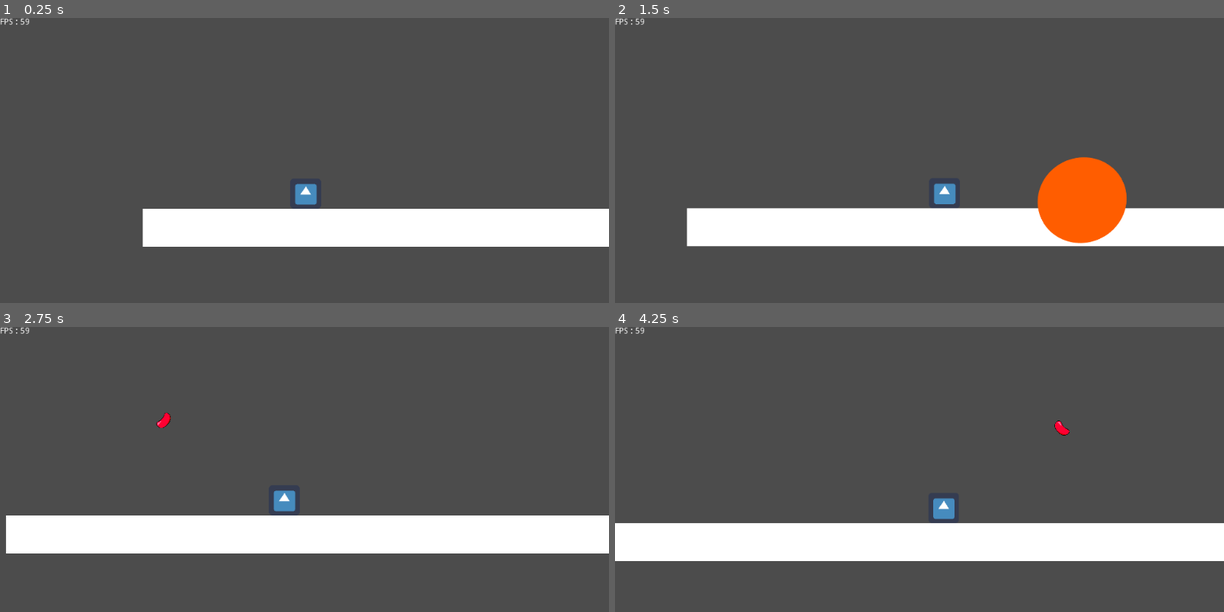
Above: before the commit, frames 1-4 (two rows, left to right).
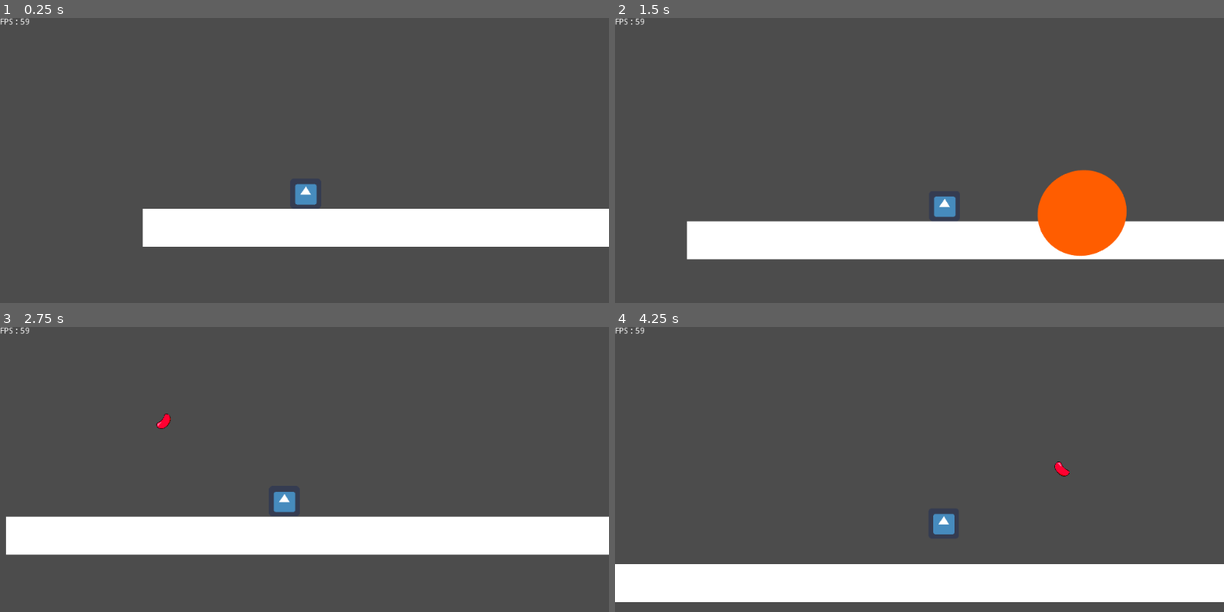
Above: after the commit, the same moments.

Repository: DevTeamVersionControl/SweetDream-Demo
Game: Godot game, scene res://Scenes/Levels/Level1/Level1.tscn
Two runs of this game, one before a commit and one after it. Both use one fixed random seed, a clock stepped at 60 frames per second and the inputs below. The engine's default icon, where the game draws it, is replaced by a stand-in: a white triangle on a blue panel in a dark square.
Inputs:
- Up to frame 1 (0.25 s): no input
- Up to frame 2 (1.5 s): hold D (right) from 0.53 s (still down); tap F (shoot) at 0.6, 1.35 s; tap Space (jump) at 0.77 s
- Up to frame 3 (2.75 s): tap Space (jump) at 1.52 s; release D (right) at 2.03 s; hold A (left) from 2.03 s (still down); tap F (shoot) at 2.1 s
- Up to frame 4 (4.25 s): release A (left) at 2.78 s; hold D (right) from 2.78 s (still down); tap F (shoot) at 2.85, 3.6 s; tap Space (jump) at 3.02, 3.77 s

The runs differ from the first frame. In frame 1, less than 0.1% of the frame differs, in the area x 49-51%, y 61-62%; in frame 2, 9.2%; in frame 3, 1.2%; in frame 4, 27%, in the area x 0-100%, y 32-97%.

Commit message:
Added bouncing on jello enemies

Diff:
--- a/Jelly Beans/Scenes/Enemy.tscn
+++ b/Jelly Beans/Scenes/Enemy.tscn
@@ -23,7 +23,7 @@
 scale = Vector2( 0.22, 0.22 )
 frames = ExtResource( 1 )
 animation = "Idle"
-frame = 12
+frame = 6
 playing = true
 
 [node name="PulseTimer" type="Timer" parent="."]
--- a/Jelly Beans/Scenes/Player.tscn
+++ b/Jelly Beans/Scenes/Player.tscn
@@ -1,7 +1,8 @@
-[gd_scene load_steps=7 format=2]
+[gd_scene load_steps=9 format=2]
 
 [ext_resource path="res://icon.png" type="Texture" id=1]
 [ext_resource path="res://src/Player.gd" type="Script" id=2]
+[ext_resource path="res://Assets/art/shoot_bar.png" type="Texture" id=3]
 [ext_resource path="res://Assets/art/hurt_frame.png" type="Texture" id=4]
 
 [sub_resource type="SpriteFrames" id=1]
@@ -18,12 +19,14 @@
 [sub_resource type="RectangleShape2D" id=3]
 extents = Vector2( 25, 28 )
 
-[node name="Player" type="KinematicBody2D" groups=[
-"player",
-]]
+[sub_resource type="RectangleShape2D" id=4]
+extents = Vector2( 40, 10 )
+
+[node name="Player" type="KinematicBody2D" groups=["player"]]
 position = Vector2( 487, 292 )
 scale = Vector2( 0.4, 0.4 )
 script = ExtResource( 2 )
+GRAVITY = 4.9
 
 [node name="AmmoTimer" type="Timer" parent="."]
 
@@ -43,15 +46,37 @@
 zoom = Vector2( 0.5, 0.5 )
 smoothing_enabled = true
 
+[node name="ShootBar" type="Sprite" parent="."]
+visible = false
+position = Vector2( 2.5, -50 )
+scale = Vector2( 0.05, 0.05 )
+texture = ExtResource( 3 )
+
 [node name="Area2D" type="Area2D" parent="."]
+modulate = Color( 1, 0, 0, 1 )
+self_modulate = Color( 1, 0, 0, 1 )
 collision_layer = 4
 collision_mask = 6
+input_pickable = false
 
 [node name="HurtBox" type="CollisionShape2D" parent="Area2D"]
 position = Vector2( 2.5, -10 )
 shape = SubResource( 3 )
 
+[node name="BounceBox" type="Area2D" parent="."]
+modulate = Color( 0.242188, 1, 0, 1 )
+self_modulate = Color( 0.168627, 0.803922, 0.0117647, 1 )
+collision_layer = 8
+collision_mask = 8
+
+[node name="CollisionShape2D" type="CollisionShape2D" parent="BounceBox"]
+position = Vector2( 2.5, 20 )
+scale = Vector2( 0.999999, 0.999999 )
+shape = SubResource( 4 )
+
 [connection signal="timeout" from="AmmoTimer" to="." method="_on_AmmoTimer_timeout"]
 [connection signal="timeout" from="InvulnerabilityTimer" to="." method="_on_InvulnerabilityTimer_timeout"]
 [connection signal="body_entered" from="Area2D" to="." method="_on_Area2D_body_entered"]
 [connection signal="body_exited" from="Area2D" to="." method="_on_Area2D_body_exited"]
+[connection signal="area_entered" from="BounceBox" to="." method="_on_BounceBox_area_entered"]
+[connection signal="body_entered" from="BounceBox" to="." method="_on_BounceBox_body_entered"]
--- a/Jelly Beans/src/Player.gd
+++ b/Jelly Beans/src/Player.gd
@@ -98,7 +98,8 @@
 	if body.is_in_group("destructable"):
 		body.can_reappear = false
 	if body.is_in_group("enemy"):
-		take_damage(1, body.motion)
+		if !invulnerable:
+			take_damage(1, body.motion)
 
 
 func _on_Area2D_body_exited(body):
@@ -106,3 +107,15 @@
 		body.can_reappear = true
 		if body.should_reappear:
 			body.reappear()
+
+func _on_BounceBox_area_entered(area):
+	if motion.y > 0 && !invulnerable:
+		motion.y *= -1.4
+		motion.x *= 2
+		if area.get_parent().is_in_group("enemy"):
+			invulnerable = true
+			$InvulnerabilityTimer.start(0.5)
+
+
+func _on_InvulnerabilityTimer_timeout():
+	invulnerable = false
